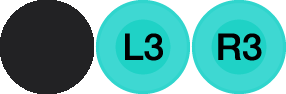
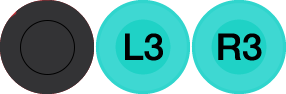
Before/after of a 286px x 94px layered artwork. What changed in the layer stack:
added layer "Ellipse 1" above "Layer 2" over [20, 20, 75, 75]
painted on "Layer 1" over [0, 0, 94, 94]
